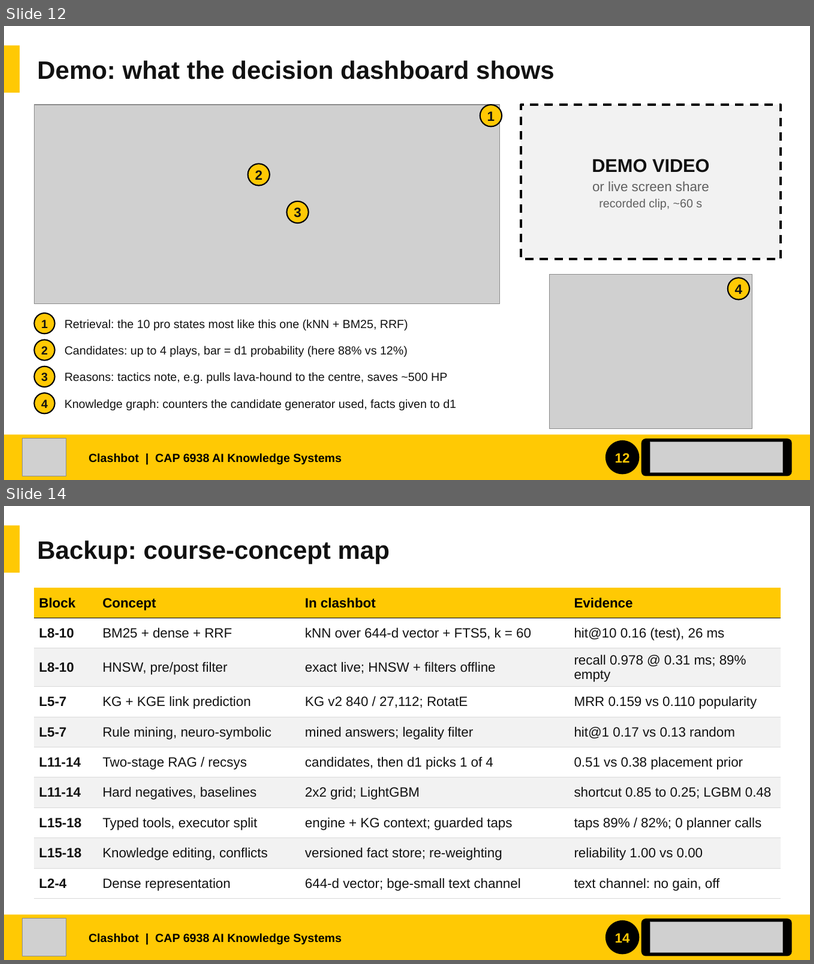
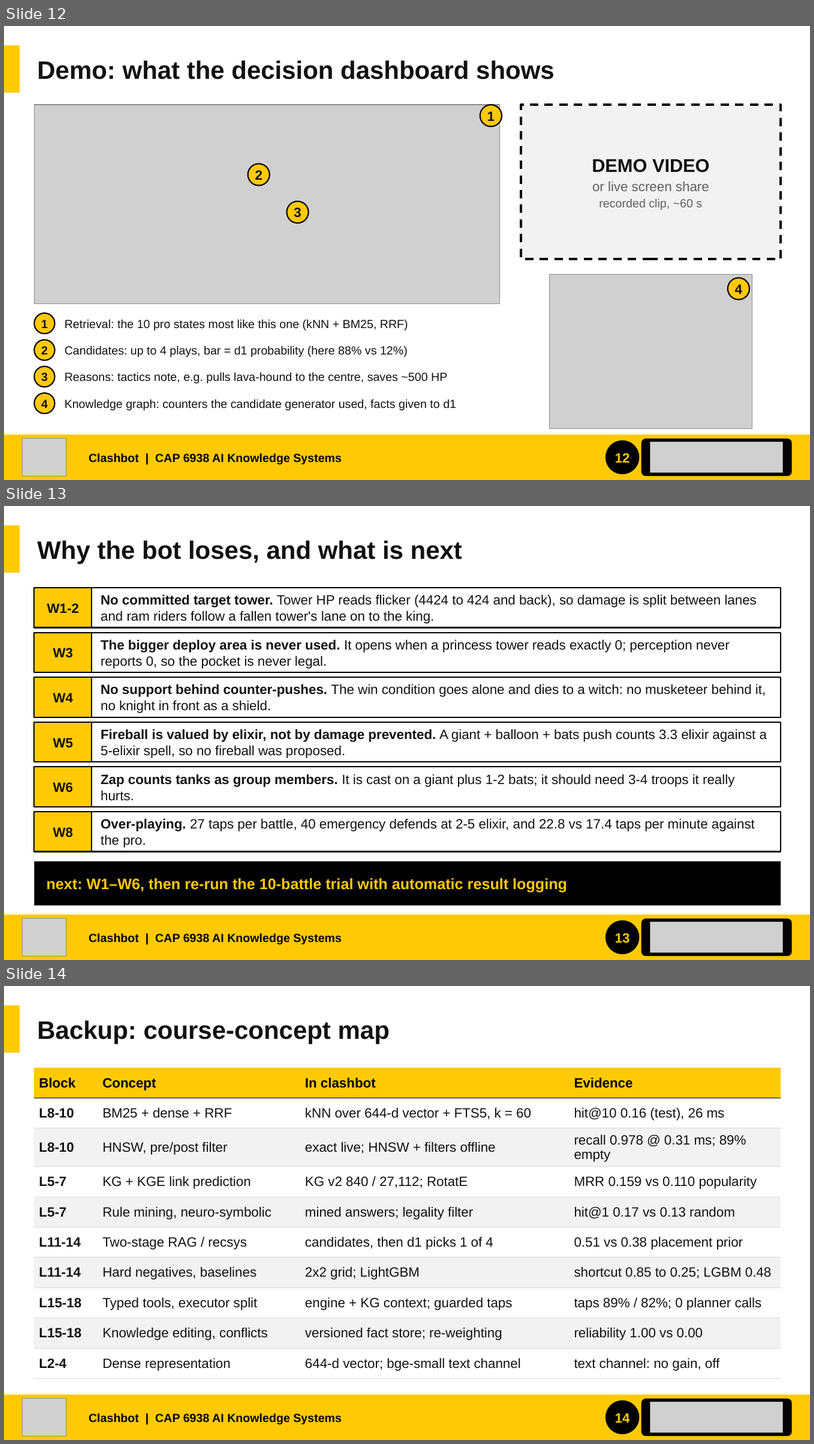
Before and after one commit to JylerTackson/clashBot, a slide deck: docs/report/slides/clashbot_showcase.pptx. Shown one above the other, each under a label of ours: slides 12 and 14 before the commit, slides 12, 13 and 14 after it; the slides between them are not shown. The pictures are 814x964 and 814x1444 pixels, drawn with LibreOffice and Linux fonts; fonts in the diff are those of the drawing; grey boxes stand for pictures. Boxes give left, top, right and bottom in pixels: in the first picture for what was removed or moved away, otherwise in the second. Text is boxed around its words. In the diff, an @@ line names an element or a change of style, - is before the commit and + after.

```diff
--- a/docs/report/slides/clashbot_showcase.pptx
+++ b/docs/report/slides/clashbot_showcase.pptx
@@ slide 13 added at <box>4,506,810,960</box>, background #FFFFFF @@
@@ rectangle added at <box>4,525,20,573</box>, fill #FFC904 @@
@@ text added at <box>37,540,462,564</box>, 30 pt, text #111111, bold @@
+Why the bot loses, and what is next
@@ rectangle added at <box>34,588,92,628</box>, fill #FFC904, outline #000000 1.5 pt, 16 pt, text #111111, bold @@
+W1-2
@@ rectangle added at <box>92,588,782,628</box>, fill #FFFFFF, outline #000000 1.5 pt @@
@@ text added at <box>101,594,757,624</box>, 16 pt, text #111111 @@
+No committed target tower. Tower HP reads flicker (4424 to 424 and back), so damage is split between lanes and ram riders follow a fallen tower's lane on to the king.
@@ rectangle added at <box>34,633,92,672</box>, fill #FFC904, outline #000000 1.5 pt, 16 pt, text #111111, bold @@
+W3
@@ rectangle added at <box>92,633,782,672</box>, fill #FFFFFF, outline #000000 1.5 pt @@
@@ text added at <box>101,639,730,669</box>, 16 pt, text #111111 @@
+The bigger deploy area is never used. It opens when a princess tower reads exactly 0; perception never reports 0, so the pocket is never legal.
@@ rectangle added at <box>34,677,92,717</box>, fill #FFC904, outline #000000 1.5 pt, 16 pt, text #111111, bold @@
+W4
@@ rectangle added at <box>92,677,782,717</box>, fill #FFFFFF, outline #000000 1.5 pt @@
@@ text added at <box>101,684,766,713</box>, 16 pt, text #111111 @@
+No support behind counter-pushes. The win condition goes alone and dies to a witch: no musketeer behind it, no knight in front as a shield.
@@ rectangle added at <box>34,722,92,762</box>, fill #FFC904, outline #000000 1.5 pt, 16 pt, text #111111, bold @@
+W5
@@ rectangle added at <box>92,722,782,762</box>, fill #FFFFFF, outline #000000 1.5 pt @@
@@ text added at <box>101,729,767,758</box>, 16 pt, text #111111 @@
+Fireball is valued by elixir, not by damage prevented. A giant + balloon + bats push counts 3.3 elixir against a 5-elixir spell, so no fireball was proposed.
@@ rectangle added at <box>34,767,92,807</box>, fill #FFC904, outline #000000 1.5 pt, 16 pt, text #111111, bold @@
+W6
@@ rectangle added at <box>92,767,782,807</box>, fill #FFFFFF, outline #000000 1.5 pt @@
@@ text added at <box>101,774,735,801</box>, 16 pt, text #111111 @@
+Zap counts tanks as group members. It is cast on a giant plus 1-2 bats; it should need 3-4 troops it really hurts.
@@ rectangle added at <box>34,811,92,852</box>, fill #FFC904, outline #000000 1.5 pt, 16 pt, text #111111, bold @@
+W8
@@ rectangle added at <box>92,811,782,852</box>, fill #FFFFFF, outline #000000 1.5 pt @@
@@ text added at <box>101,818,755,847</box>, 16 pt, text #111111 @@
+Over-playing. 27 taps per battle, 40 emergency defends at 2-5 elixir, and 22.8 vs 17.4 taps per minute against the pro.
@@ rectangle added at <box>34,861,782,905</box>, fill #000000, 18 pt, text #FFC904, bold @@
+next: W1–W6, then re-run the 10-battle trial with automatic result logging
@@ rectangle added at <box>4,915,810,960</box>, fill #FFC904 @@
@@ picture added at <box>22,919,66,956</box> @@
@@ rounded rectangle added at <box>642,919,792,956</box>, fill #000000 @@
@@ text added at <box>89,933,342,944</box>, 14 pt, text #000000, bold @@
+Clashbot | CAP 6938 AI Knowledge Systems
@@ ellipse added at <box>606,920,640,954</box>, fill #000000 @@
@@ page number added at <box>615,933,630,943</box>, 16 pt, text #FFC904, bold @@
+13
@@ picture added at <box>651,922,783,952</box> @@
```
Also in this commit, not shown: 5 slides changed, 1 slide removed, 4 other files.
